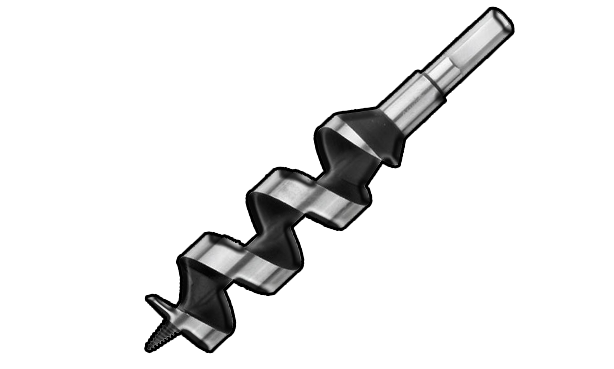
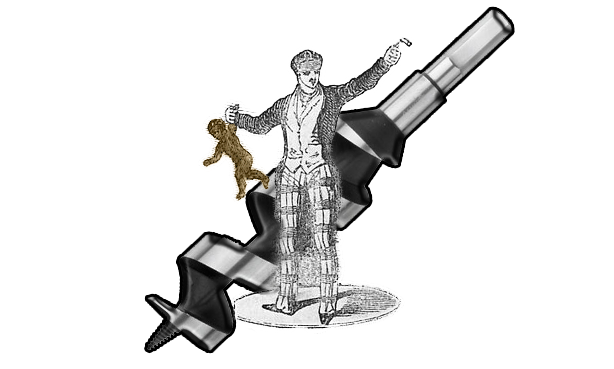
Layered file, before and after one edit (w=614, h=369). Changes by layer:
added layer "Слой 1" above "Слой 0" over left=199, top=37, right=412, bottom=334
